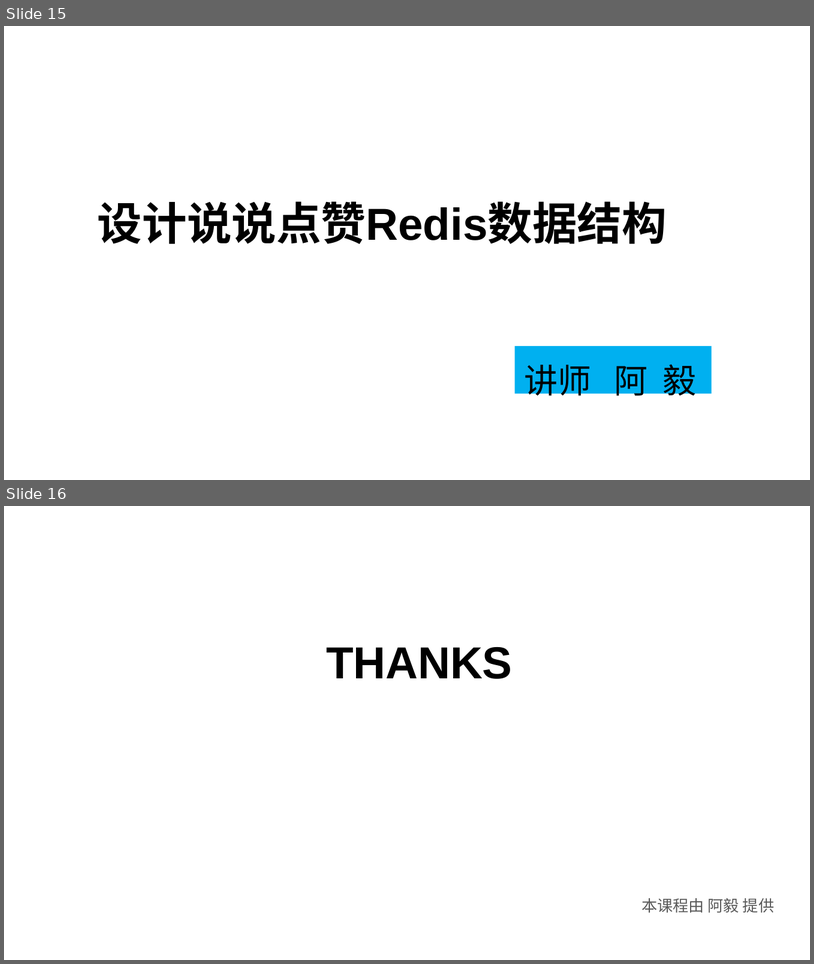
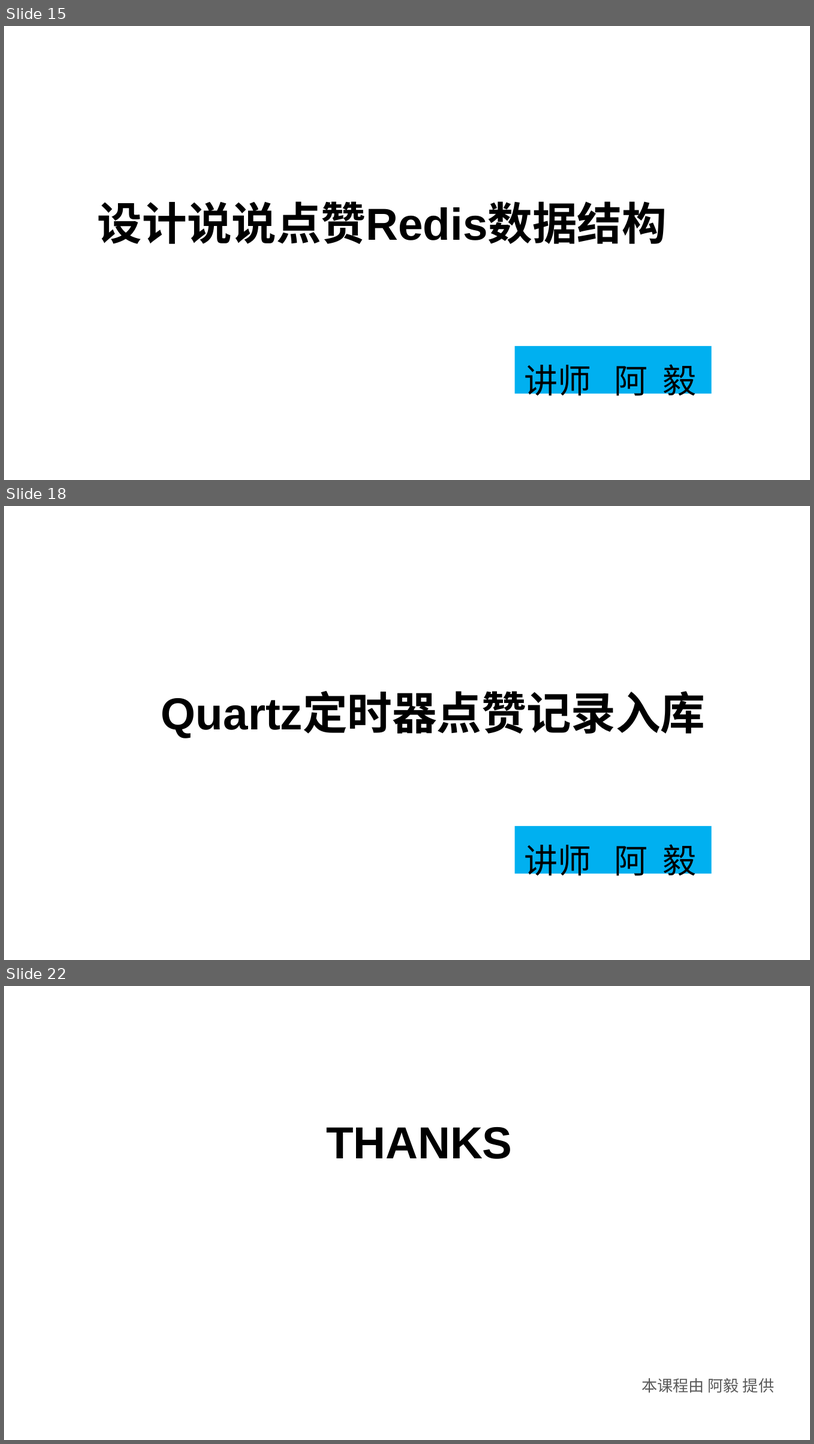
Before and after one commit to huangwenyi10/high-concurrency-praise, a slide deck: doc/SpringBoot+Redis+MQ实现高并发点赞功能.ppt. Shown one above the other, each under a label of ours: slides 15 and 16 before the commit, slides 15, 18 and 22 after it; the slides between them are not shown. The pictures are 814x964 and 814x1444 pixels, drawn with LibreOffice and Linux fonts; fonts in the diff are those of the drawing; background and template pictures are left out. Boxes give left, top, right and bottom in pixels: in the first picture for what was removed or moved away, otherwise in the second. Text is boxed around its words. In the diff, an @@ line names an element or a change of style, - is before the commit and + after.

```diff
--- a/doc/SpringBoot+Redis+MQ实现高并发点赞功能.ppt
+++ b/doc/SpringBoot+Redis+MQ实现高并发点赞功能.ppt
@@ slide 18 added at <box>4,506,810,960</box>, background picture (left out) @@
@@ text added at <box>161,694,706,738</box>, 40 pt, text #000000, bold @@
+Quartz定时器点赞记录入库
@@ rectangle added at <box>515,826,712,874</box>, fill #00B0F0 @@
@@ text added at <box>525,844,696,881</box>, 30 pt, text #000000 @@
+讲师 阿 毅
@@ what was slide 16 is now slide 22 @@
```
Also in this commit, not shown: 5 other slides added, 10 other files.
